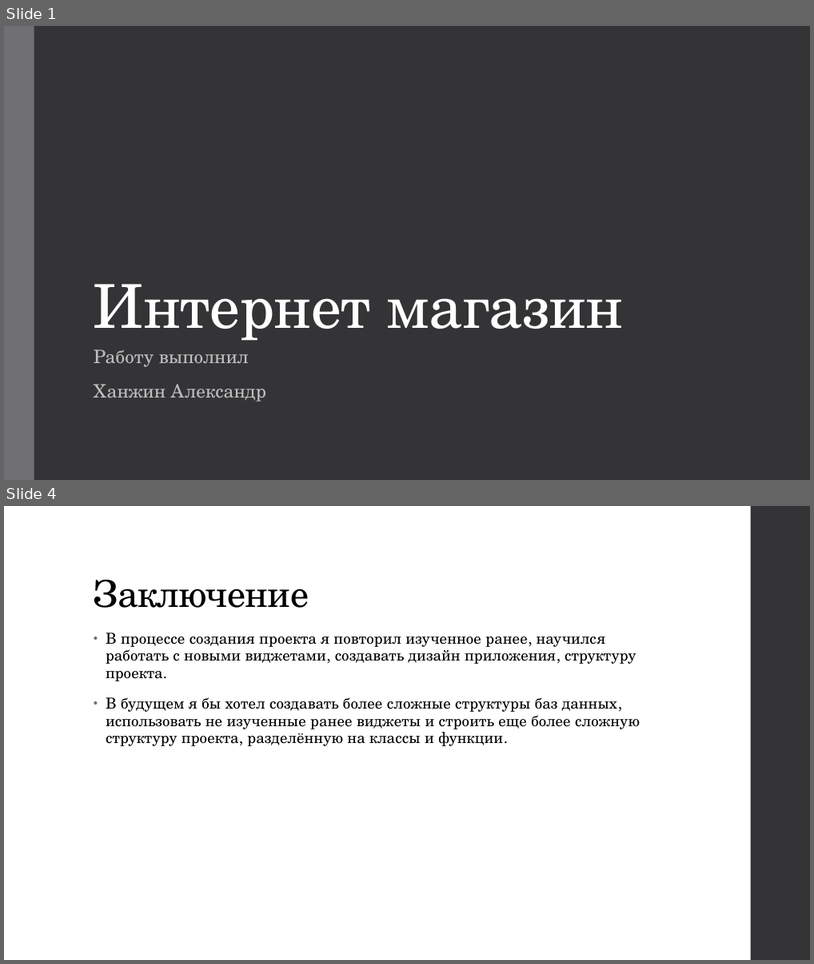
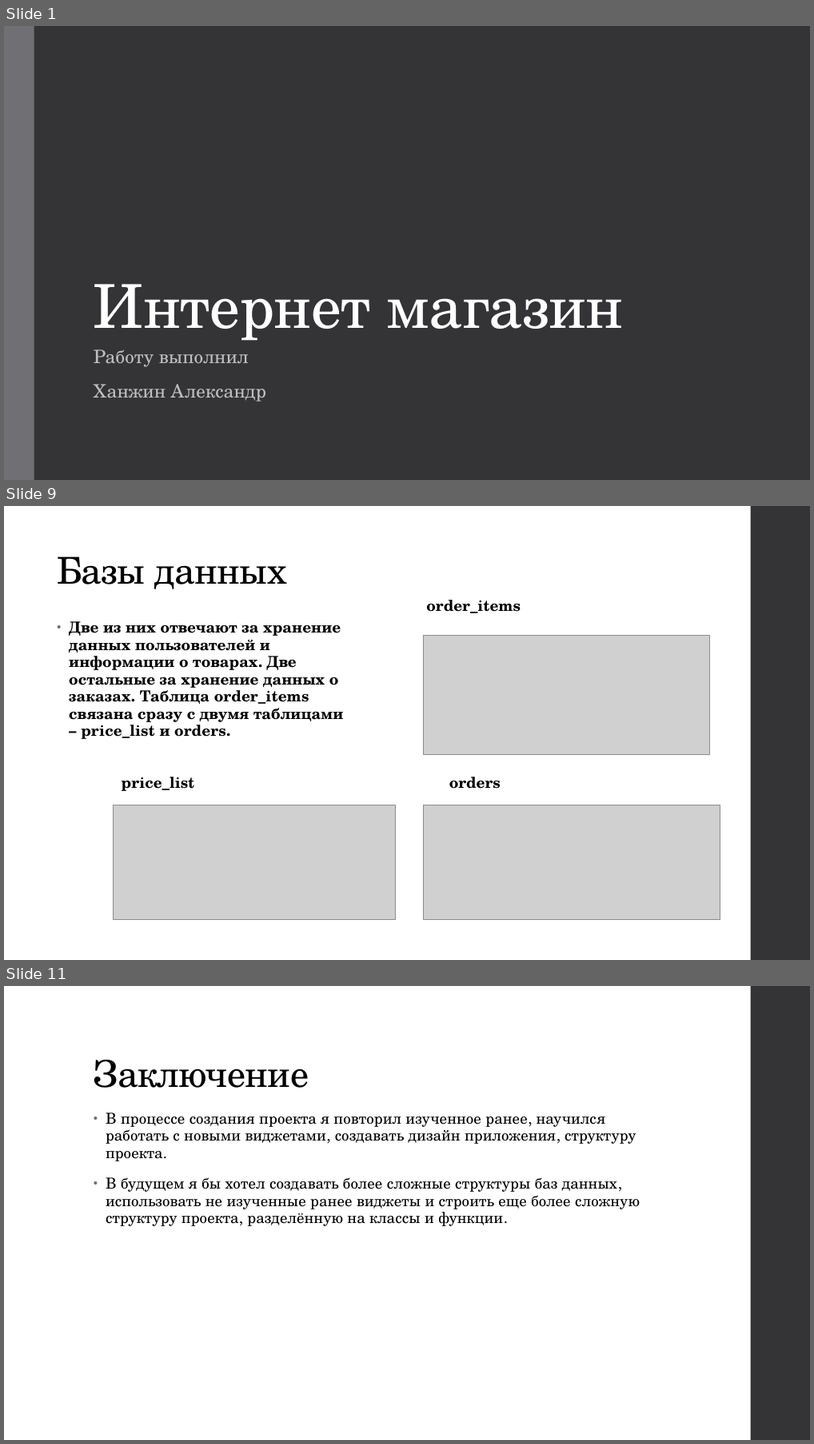
Before and after one commit to Asklit/online_store_public, a slide deck: online_store.pptx. Shown one above the other, each under a label of ours: slides 1 and 4 before the commit, slides 1, 9 and 11 after it; the slides between them are not shown. The pictures are 814x964 and 814x1444 pixels, drawn with LibreOffice and Linux fonts; fonts in the diff are those of the drawing; grey boxes stand for pictures. Boxes give left, top, right and bottom in pixels: in the first picture for what was removed or moved away, otherwise in the second. Text is boxed around its words. In the diff, an @@ line names an element or a change of style, - is before the commit and + after.

```diff
--- a/online_store.pptx
+++ b/online_store.pptx
@@ slide 9 added at [4, 506, 810, 960], background #FFFFFF; not listed: 1 template element that a slide beside it also shows @@
@@ title added at [57, 556, 287, 589], 44 pt, text #000000 @@
+Базы данных
@@ text added at [426, 600, 521, 613], 18 pt, text #000000, bold @@
+order_items
@@ text added at [69, 621, 343, 739], 18 pt, text #000000, bold @@
+• Две из них отвечают за хранение данных пользователей и информации о товарах. Две остальные за хранение данных о заказах. Таблица order_items связана сразу с двумя таблицами – price_list и orders.
@@ picture added at [423, 635, 710, 754] @@
@@ text added at [122, 776, 194, 791], 18 pt, text #000000, bold @@
+price_list
@@ text added at [450, 776, 501, 788], 18 pt, text #000000, bold @@
+orders
@@ picture added at [114, 805, 396, 919] @@
@@ picture added at [423, 805, 721, 919] @@
@@ what was slide 4 is now slide 11 @@
```
Also in this commit, not shown: 2 slides changed, 6 other slides added.
